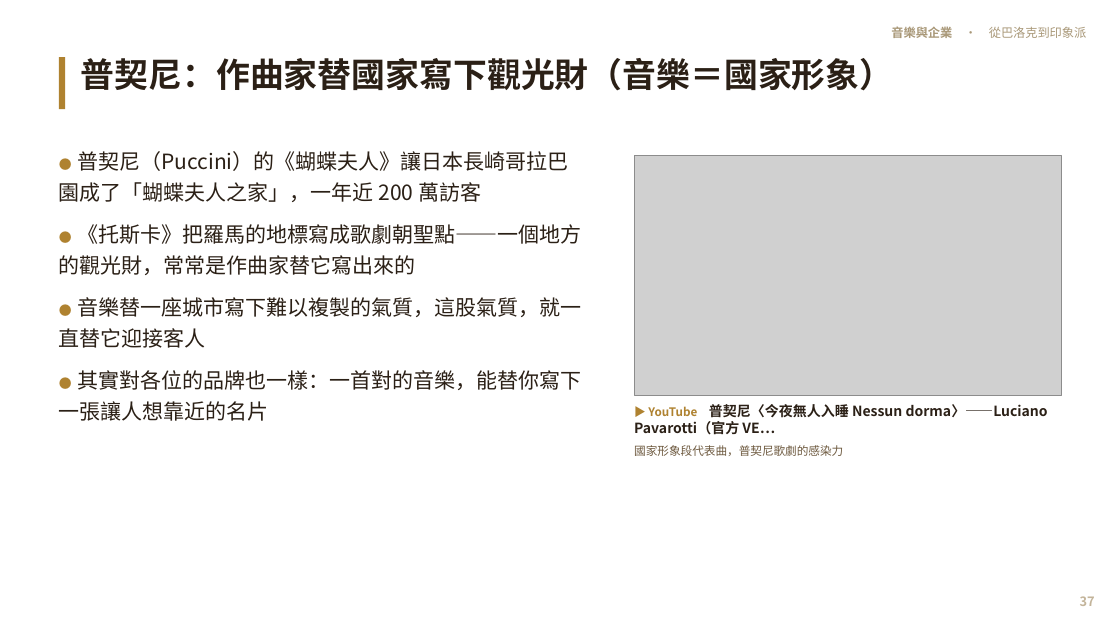
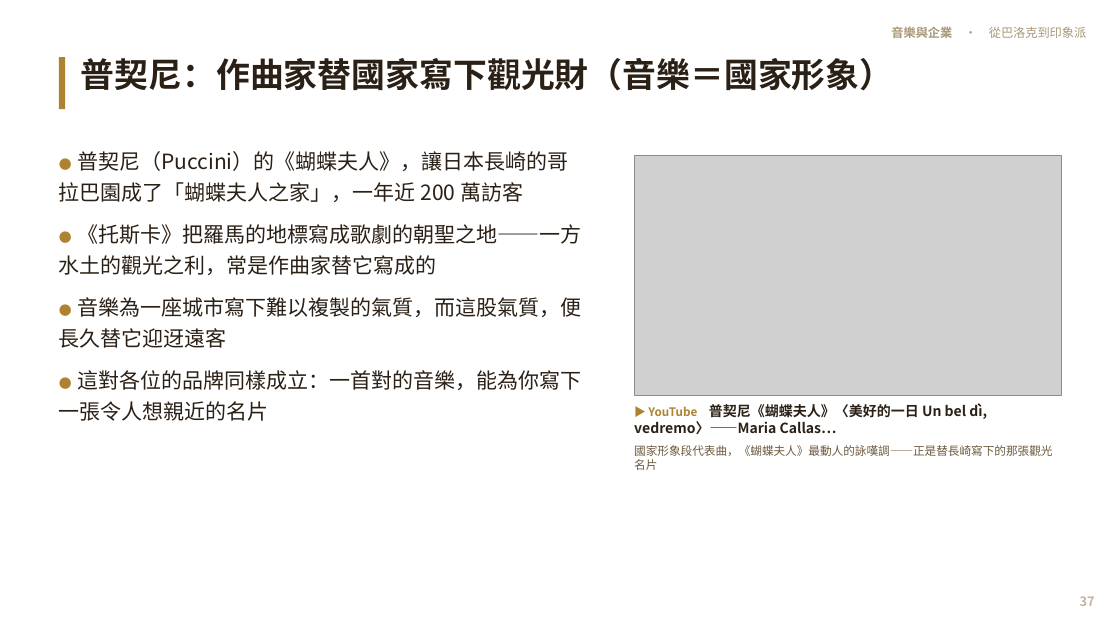
Before and after one commit to kblab2024/music-business-lecture, a slide deck: slide 37 of docs/downloads/音樂與企業-投影片.pptx. Drawn at 1120x630 pixels with LibreOffice and Linux fonts; fonts in the diff are those of the drawing; grey boxes stand for pictures. Boxes give left, top, right and bottom in pixels: in the first picture for what was removed or moved away, otherwise in the second. Text is boxed around its words. In the diff, an @@ line names an element or a change of style, - is before the commit and + after.

```diff
--- a/docs/downloads/音樂與企業-投影片.pptx
+++ b/docs/downloads/音樂與企業-投影片.pptx
@@ text at bbox=[59, 151, 581, 421]: text changed @@
-● 普契尼（Puccini）的《蝴蝶夫人》讓日本長崎哥拉巴園成了「蝴蝶夫人之家」，一年近 200 萬訪客
-● 《托斯卡》把羅馬的地標寫成歌劇朝聖點——一個地方的觀光財，常常是作曲家替它寫出來的
-● 音樂替一座城市寫下難以複製的氣質，這股氣質，就一直替它迎接客人
-● 其實對各位的品牌也一樣：一首對的音樂，能替你寫下一張讓人想靠近的名片
+● 普契尼（Puccini）的《蝴蝶夫人》，讓日本長崎的哥拉巴園成了「蝴蝶夫人之家」，一年近 200 萬訪客
+● 《托斯卡》把羅馬的地標寫成歌劇的朝聖之地——一方水土的觀光之利，常是作曲家替它寫成的
+● 音樂為一座城市寫下難以複製的氣質，而這股氣質，便長久替它迎迓遠客
+● 這對各位的品牌同樣成立：一首對的音樂，能為你寫下一張令人想親近的名片
@@ text at bbox=[634, 403, 1052, 470]: text changed; size 12 to 10 pt @@
-▶ YouTube 普契尼〈今夜無人入睡 Nessun dorma〉——Luciano Pavarotti（官方 VE…
-國家形象段代表曲，普契尼歌劇的感染力
+▶ YouTube 普契尼《蝴蝶夫人》〈美好的一日 Un bel dì, vedremo〉——Maria Callas…
+國家形象段代表曲，《蝴蝶夫人》最動人的詠嘆調——正是替長崎寫下的那張觀光名片
```
Also in this commit, not shown: 55 other slides changed, 7 other files.
